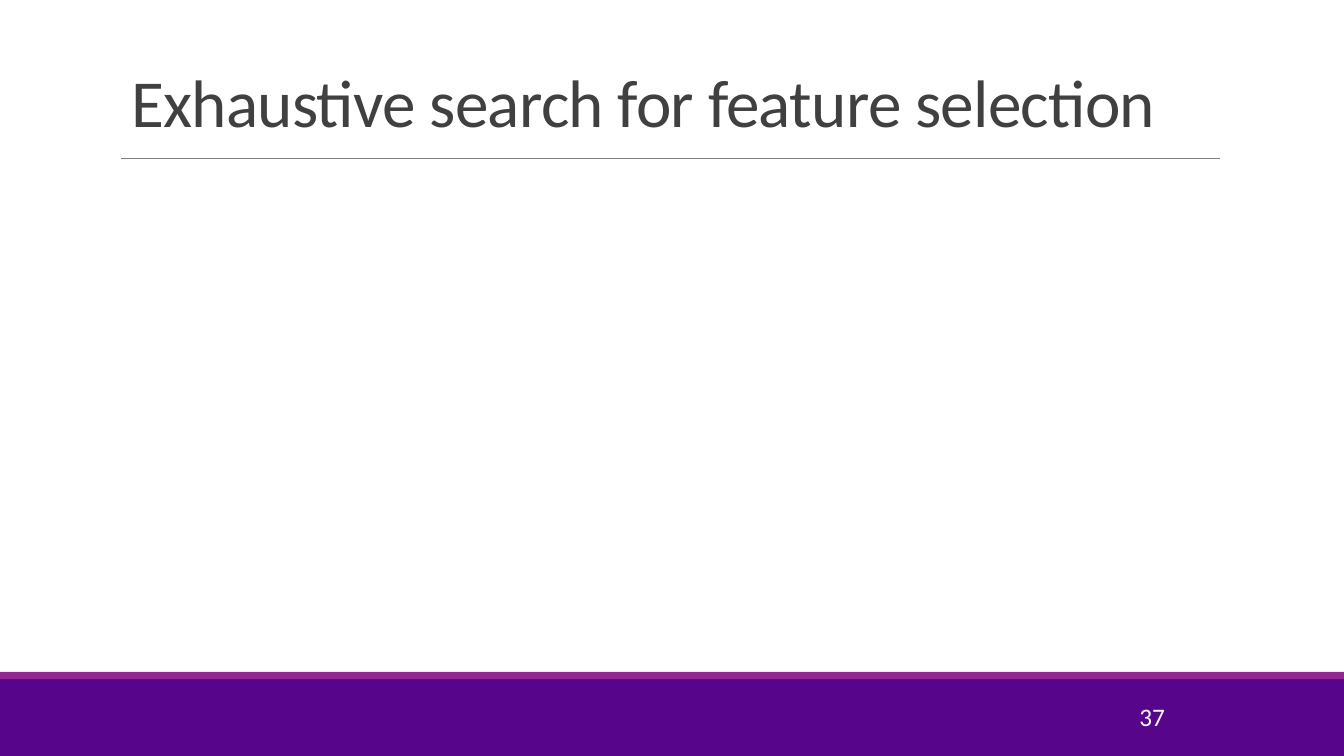
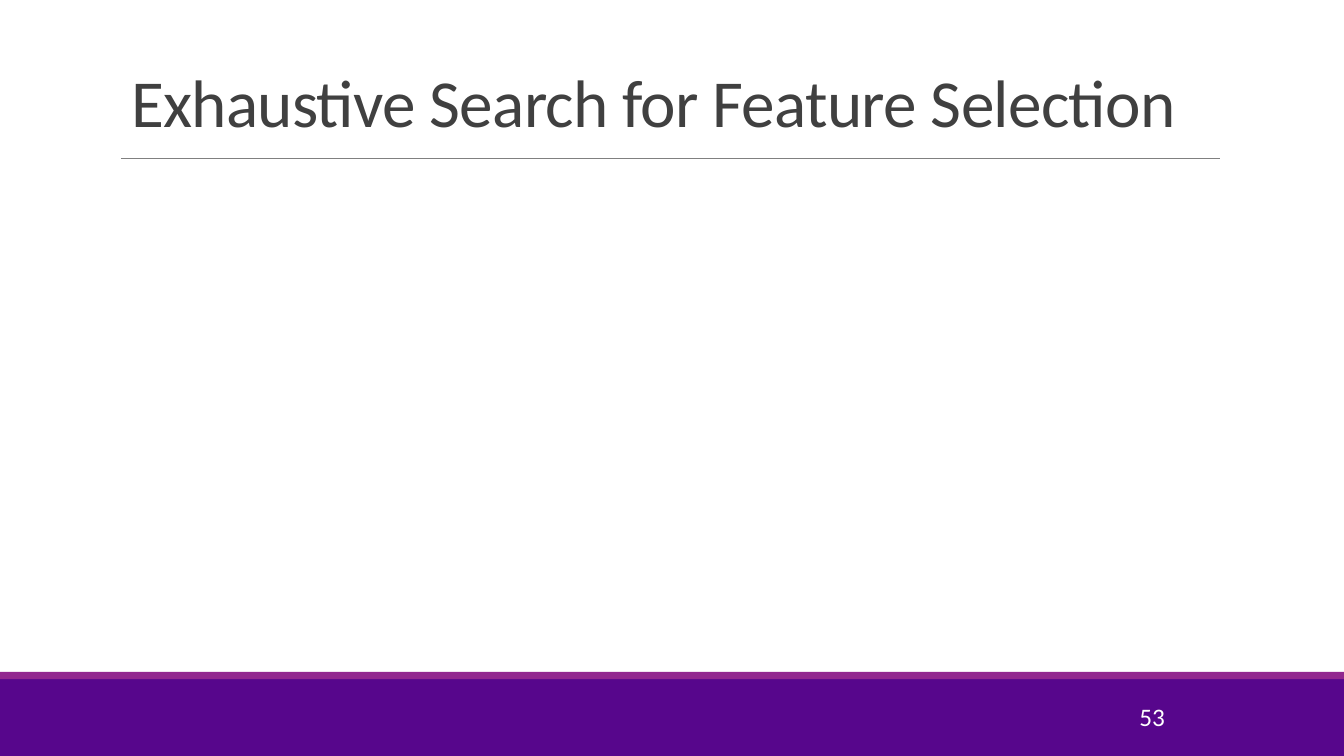
Before and after one commit to joshzzl/introml, a slide deck: slide 53 of lectures/Lect04_ModelSelection.pptx (slide 37 before the commit). Drawn at 1344x756 pixels with LibreOffice and Linux fonts; fonts in the diff are those of the drawing; grey boxes stand for pictures; background and template pictures are left out. Boxes give left, top, right and bottom in pixels: in the first picture for what was removed or moved away, otherwise in the second. Text is boxed around its words. In the diff, an @@ line names an element or a change of style, - is before the commit and + after.

Commit message:
Updated the model selection and multi-variable slides.

```diff
--- a/lectures/Lect04_ModelSelection.pptx
+++ b/lectures/Lect04_ModelSelection.pptx
@@ title at [131, 80, 1175, 128]: text changed @@
-Exhaustive search for feature selection
+Exhaustive Search for Feature Selection
@@ page number at [1139, 709, 1165, 726]: text changed @@
-37
+53
```
Also in this commit, not shown: 15 other slides changed, 16 slides added, 1 slide removed, 13 other files.
